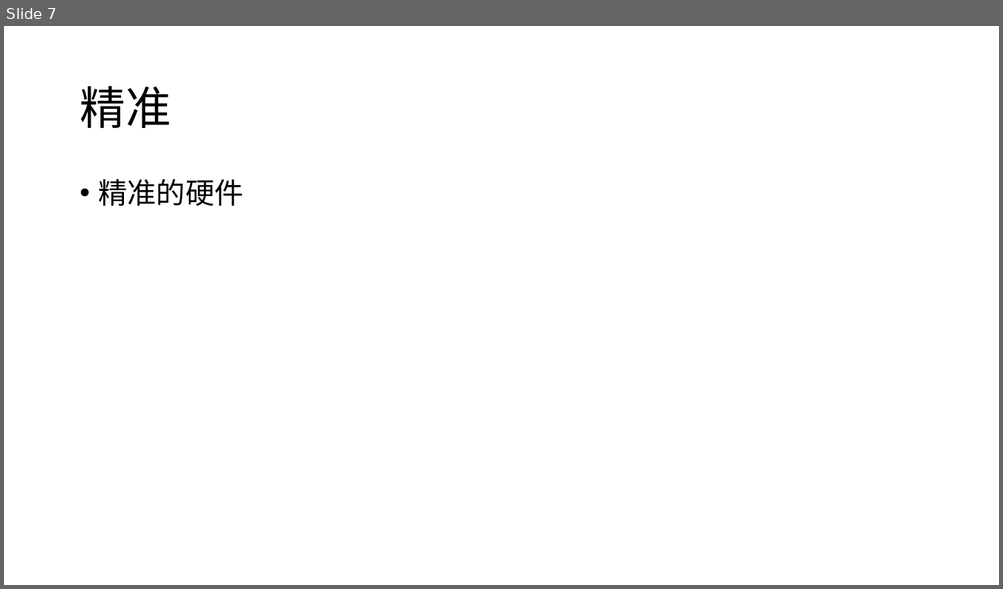
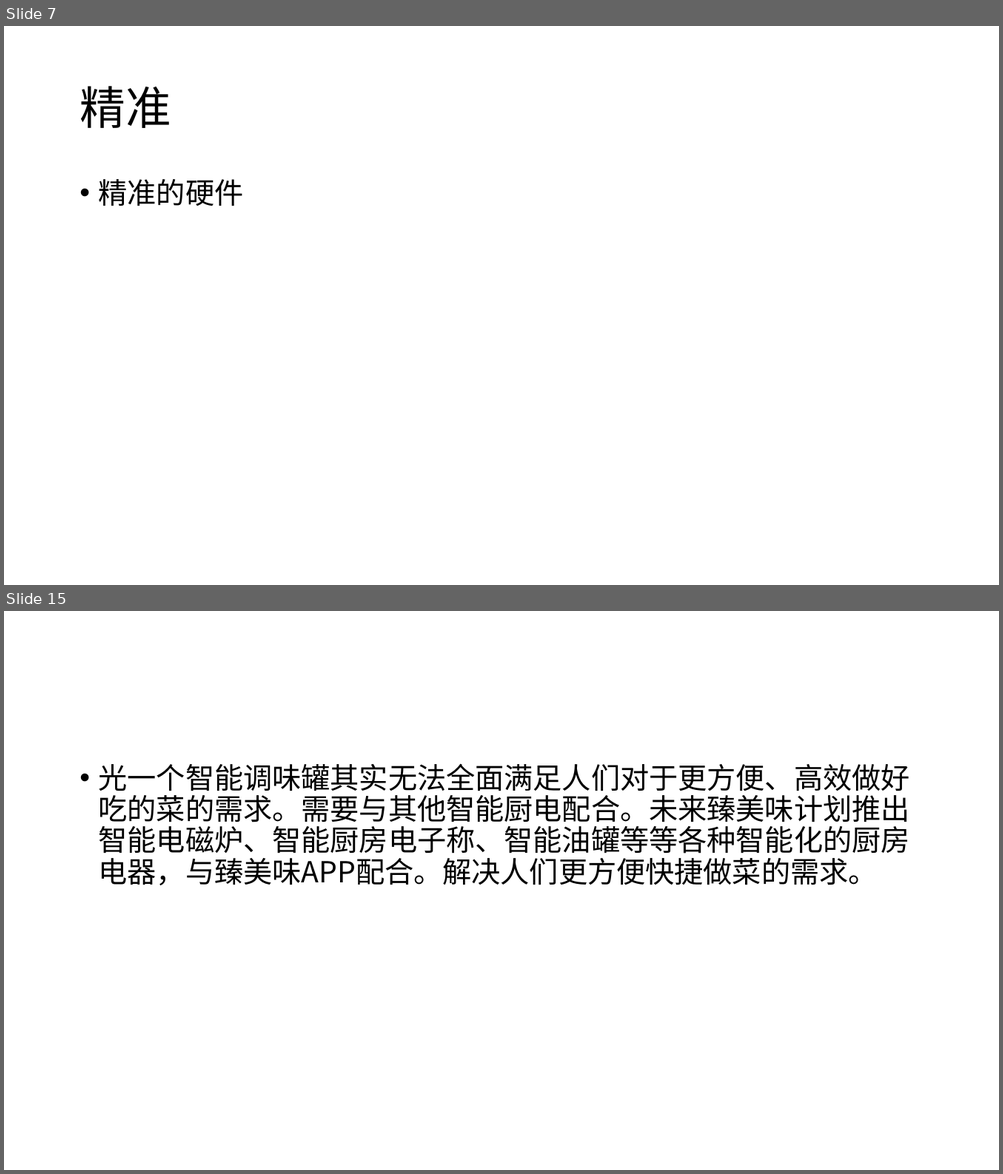
Before and after one commit to SauceX/SauceX-Doc, a slide deck: PPT/臻美味.pptx. Shown one above the other, each under a label of ours: slide 7 before the commit, slides 7 and 15 after it; the slides between them are not shown. The pictures are 1003x589 and 1003x1174 pixels, drawn with LibreOffice and Linux fonts; fonts in the diff are those of the drawing. Boxes give left, top, right and bottom in pixels: in the first picture for what was removed or moved away, otherwise in the second. Text is boxed around its words. In the diff, an @@ line names an element or a change of style, - is before the commit and + after.

```diff
--- a/PPT/臻美味.pptx
+++ b/PPT/臻美味.pptx
@@ slide 15 added at [4, 611, 999, 1170], background #FFFFFF @@
@@ text added at [99, 763, 910, 886], 28 pt, text #000000 @@
+• 光一个智能调味罐其实无法全面满足人们对于更方便、高效做好吃的菜的需求。需要与其他智能厨电配合。未来臻美味计划推出智能电磁炉、智能厨房电子称、智能油罐等等各种智能化的厨房电器，与臻美味APP配合。解决人们更方便快捷做菜的需求。
```
Also in this commit, not shown: 1 slide changed, 7 other slides added.
